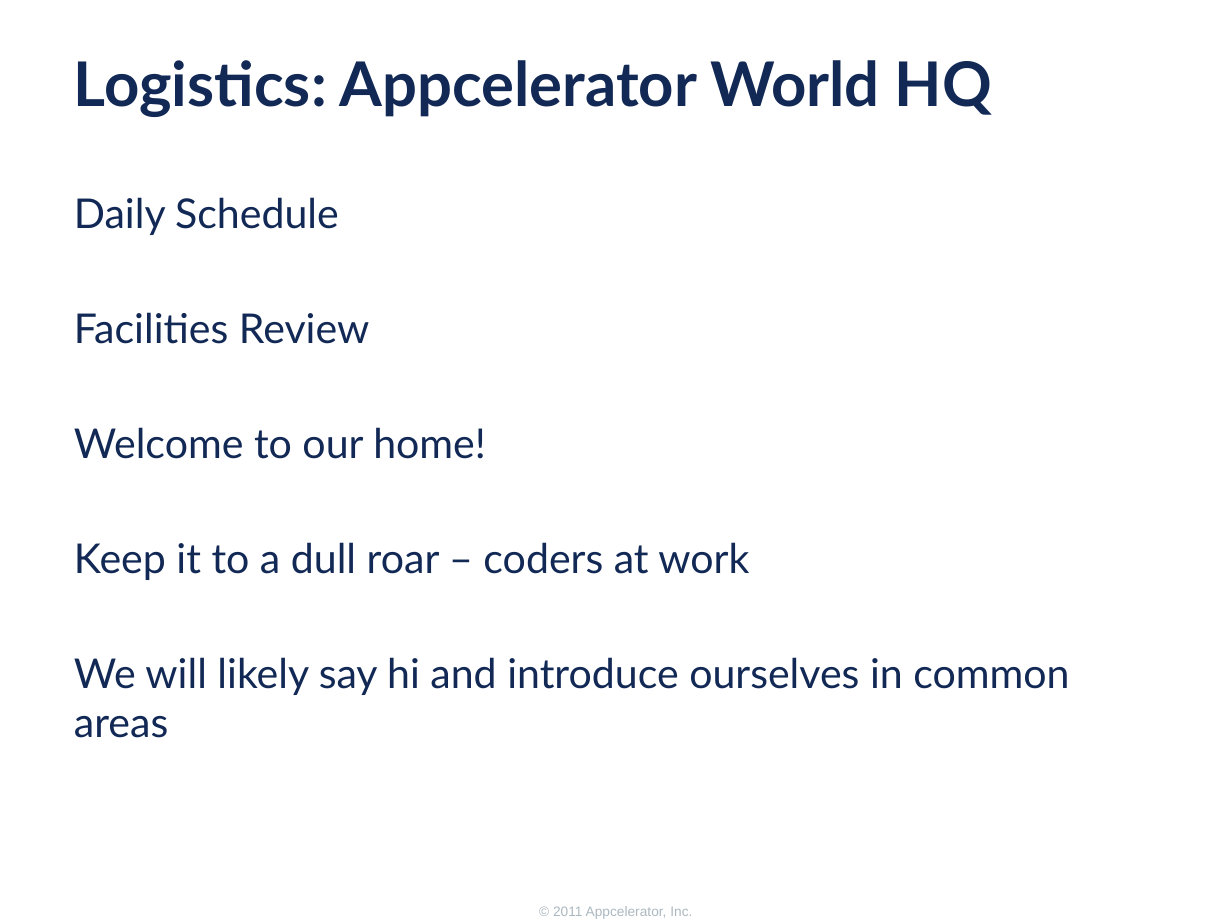
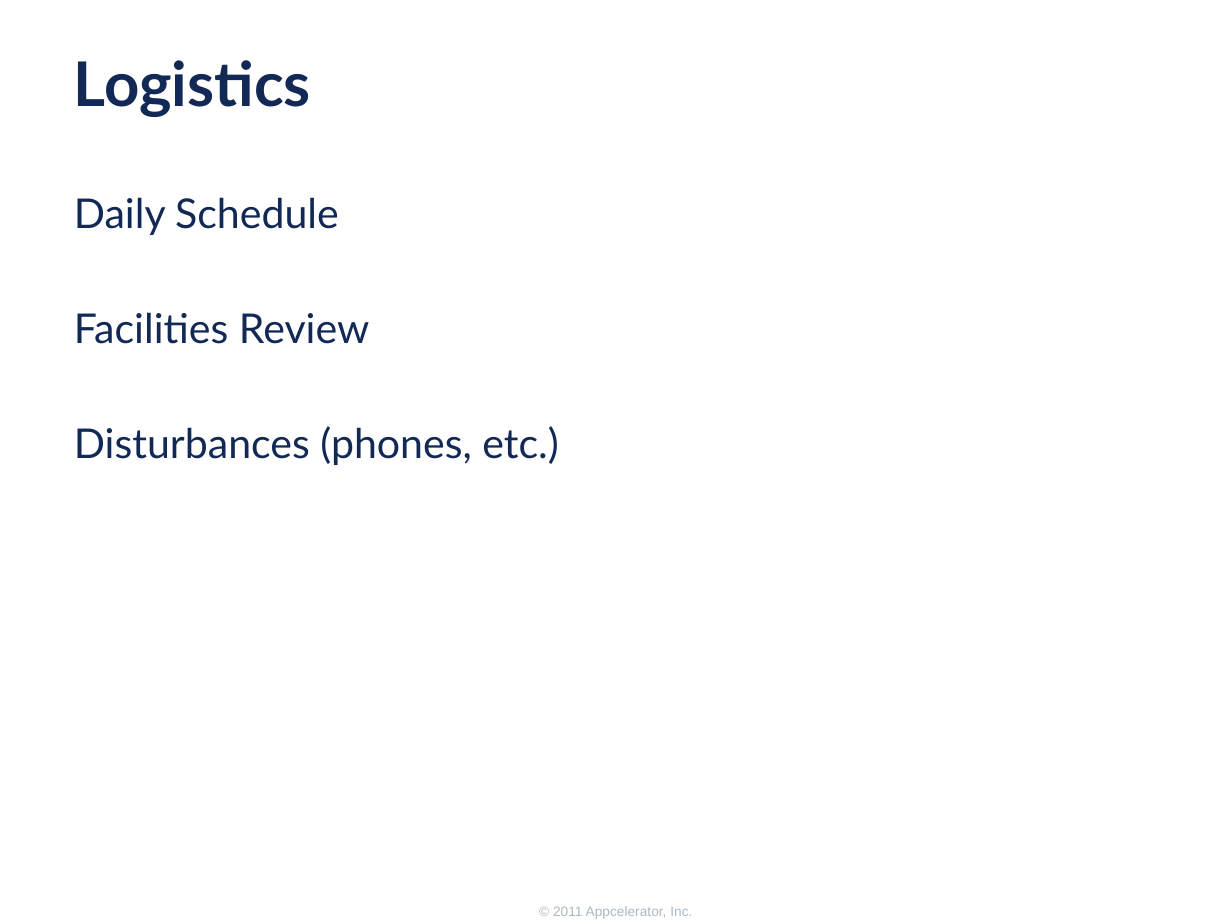
Before and after one commit to appcelerator-forks/appcelerator-training.tcmd_certification, a slide deck: slide 2 of 000.pptx. Drawn at 1232x924 pixels with LibreOffice and Linux fonts; fonts in the diff are those of the drawing; background and template pictures are left out. Boxes give left, top, right and bottom in pixels: in the first picture for what was removed or moved away, otherwise in the second. Text is boxed around its words. In the diff, an @@ line names an element or a change of style, - is before the commit and + after.

```diff
--- a/000.pptx
+++ b/000.pptx
@@ title at box(74, 60, 311, 117): text changed @@
-Logistics: Appcelerator World HQ
+Logistics
@@ text at box(74, 426, 558, 465): text changed @@
-Welcome to our home!
-Keep it to a dull roar – coders at work
-We will likely say hi and introduce ourselves in common areas
+Disturbances (phones, etc.)
```
Also in this commit, not shown: 4 other files.
